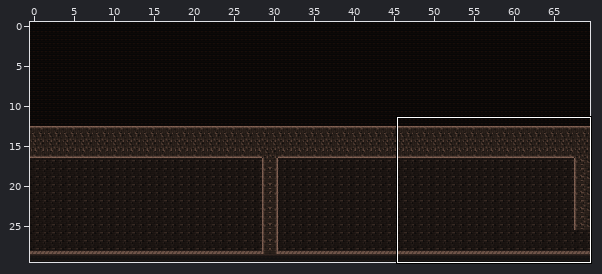
Tiled map (JSON): assets/Tiled/tutorial.json. The first picture is a wide view before the edit; the outline marks the close-up.
Close-up. Before:
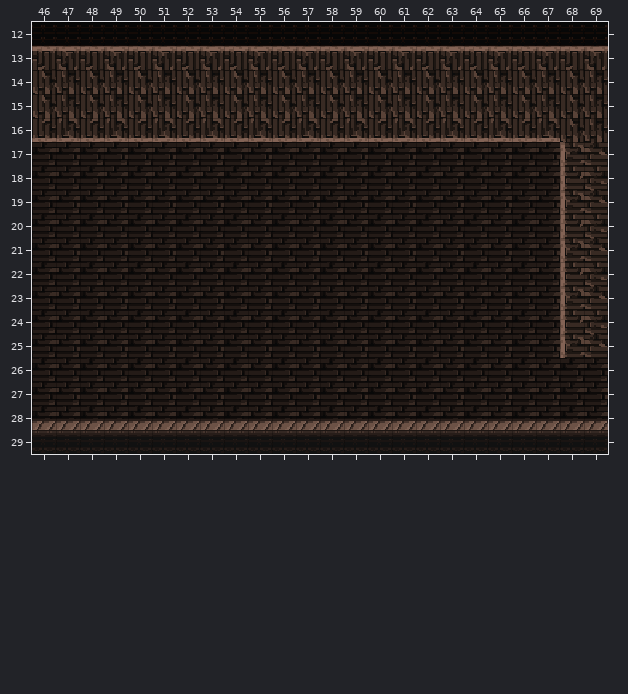
Cells are 16x16 px. Shown: x 46..69, y 12..29. The commit also changed other parts of the map, which this record leaves out.
And afterwards:
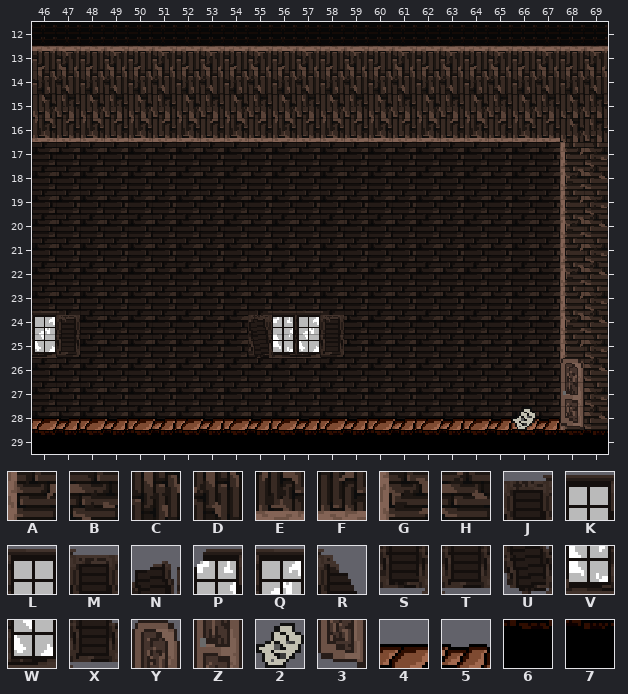
Key: from "SuperMarioBros-World1-1": A 126, B 127, C 140, D 141, E 144, F 145, G 146, H 147, J 243, K 244, L 245, M 246, N 248, P 249, Q 250, R 251, S 263, T 266, U 268, V 269, W 270, X 271, Y 308, Z 328, 2 346, 3 348, 4 362, 5 363, 6 382, 7 383.
_ is an empty cell.
Tiles of an added or newly shown layer are drawn over the layers below it.
Edits made:
Layer "World2" (now shown):
The edit adds tile 4 in row 28 at x 46, 48, 50, 52, 54, 56, 58, 60, 62, 64 and 66.
The edit adds tile 5 in row 28 at x 47, 49, 51, 53, 55, 57, 59, 61, 63, 65 and 67.
The edit adds tile 6 in row 29 at x 46, 48, 50, 52, 54, 56, 58, 60, 62, 64, 66 and 68.
The edit adds tile 7 in row 29 at x 47, 49, 51, 53, 55, 57, 59, 61, 63, 65, 67 and 69.
The edit adds tile A in row 17 at x 68; in row 19 at x 68; in row 21 at x 68; in row 23 at x 68; in row 25 at x 68.
The edit adds tile B in row 17 at x 69; in row 19 at x 69; in row 21 at x 69; in row 23 at x 69; in row 25 at x 69; in row 27 at x 69.
The edit adds tile C in row 14 at x 46, 48, 50, 52, 54, 56, 58, 60, 62, 64, 66 and 68.
The edit adds tile D in row 14 at x 47, 49, 51, 53, 55, 57, 59, 61, 63, 65, 67 and 69.
The edit adds tile E in row 16 at x 46, 48, 50, 52, 54, 56, 58, 60, 62, 64 and 66.
The edit adds tile F in row 16 at x 47, 49, 51, 53, 55, 57, 59, 61, 63, 65 and 67.
The edit adds tile G in row 18 at x 68; in row 20 at x 68; in row 22 at x 68; in row 24 at x 68; in row 26 at x 68; in row 28 at x 68.
The edit adds tile H in row 18 at x 69; in row 20 at x 69; in row 22 at x 69; in row 24 at x 69; in row 26 at x 69; in row 28 at x 69.
Layer "Items" (now shown):
The edit adds tile 2 in row 28 at x 66.
The edit adds tile J in row 24 at x 55.
The edit adds tile K in row 24 at x 56.
The edit adds tile L in row 24 at x 46 and 57.
The edit adds tile M in row 24 at x 47 and 58.
The edit adds tile S in row 25 at x 55.
The edit adds tile T in row 25 at x 47 and 58.
Layer "door" (added):
The edit adds tile 3 in row 28 at x 68.
The edit adds tile Y in row 26 at x 68.
The edit adds tile Z in row 27 at x 68.
Layer "Items2" (now shown):
The edit adds tile N in row 24 at x 55.
The edit adds tile P in row 24 at x 56.
The edit adds tile Q in row 24 at x 46 and 57.
The edit adds tile R in row 24 at x 47 and 58.
The edit adds tile U in row 25 at x 55.
The edit adds tile V in row 25 at x 56.
The edit adds tile W in row 25 at x 46 and 57.
The edit adds tile X in row 25 at x 47 and 58.
Where, in picture pixels (left, top, right, bottom), the same in both close-ups:
added: (32, 70, 608, 94)
added: (32, 118, 608, 454)
